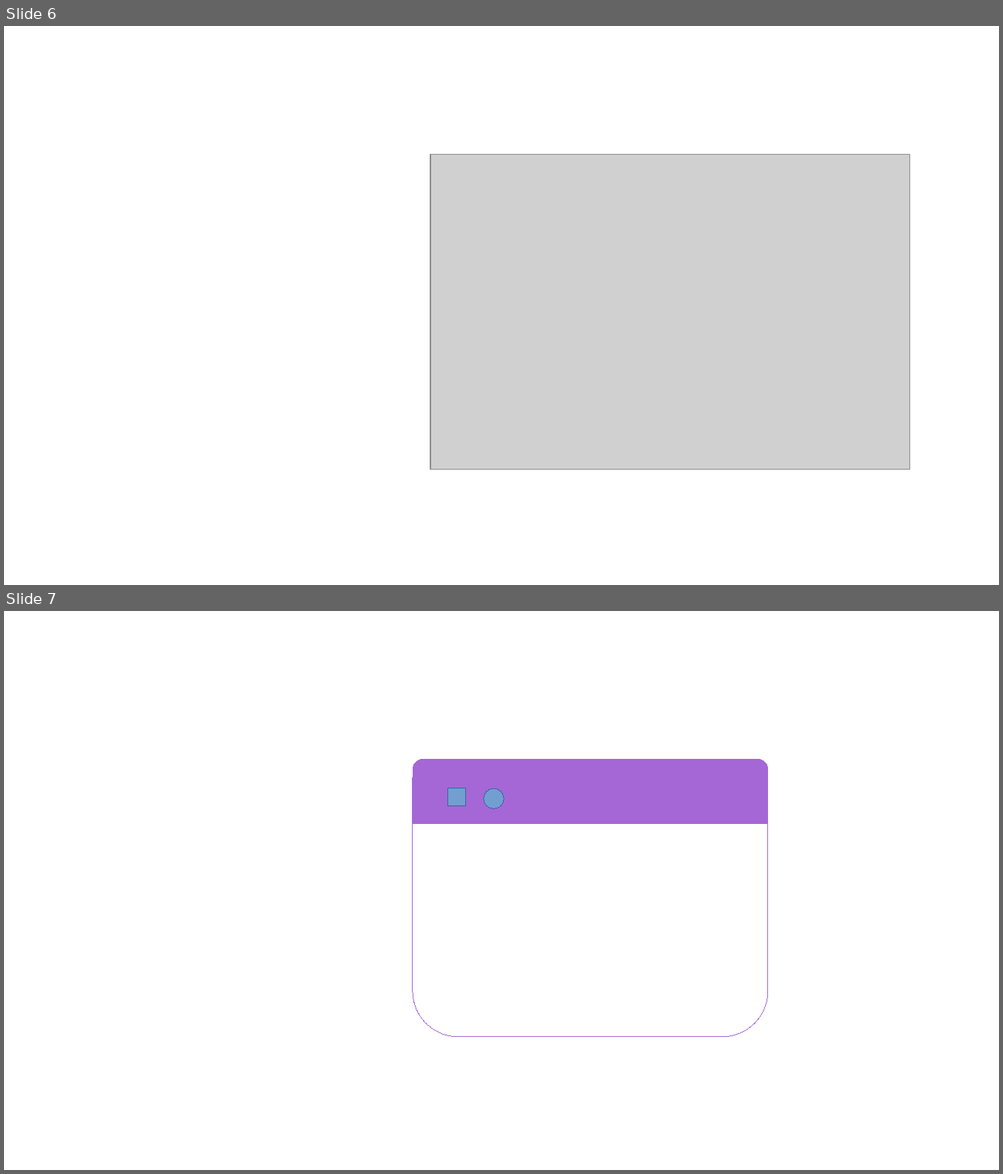
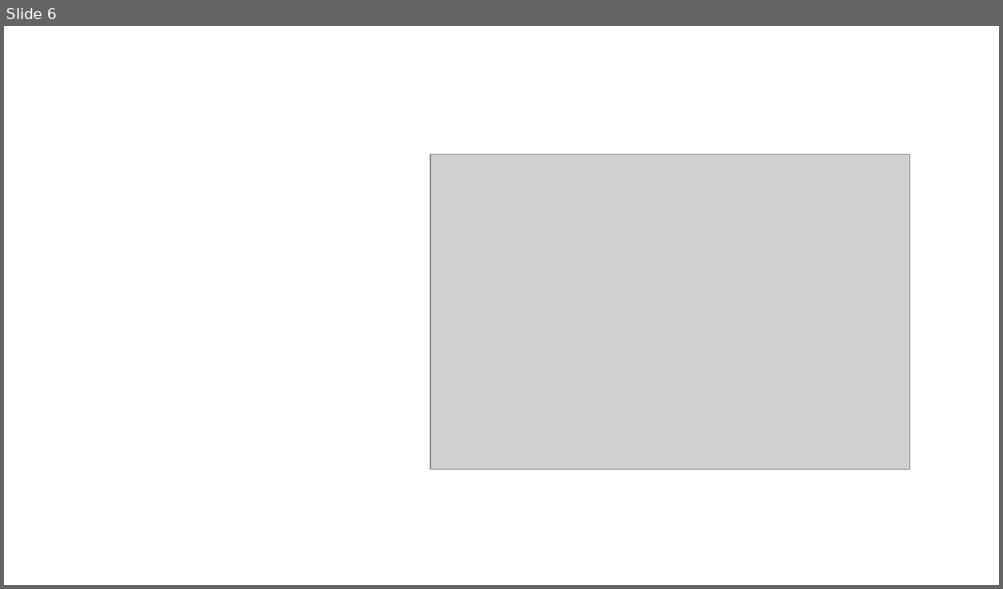
Before and after one commit to ProjetoEvila/EVLproduzido, a slide deck: projeto/documentos/apresentacao.odp. Shown one above the other, each under a label of ours: slides 6 and 7 before the commit, slide 6 after it. The pictures are 1003x1174 and 1003x589 pixels, drawn with LibreOffice and Linux fonts; fonts in the diff are those of the drawing; grey boxes stand for pictures; background and template pictures are left out. Boxes give left, top, right and bottom in pixels: in the first picture for what was removed or moved away, otherwise in the second. Text is boxed around its words. In the diff, an @@ line names an element or a change of style, - is before the commit and + after.

```diff
--- a/projeto/documentos/apresentacao.odp
+++ b/projeto/documentos/apresentacao.odp
@@ slide 7 removed at <box>4,611,999,1170</box>, background picture (left out) @@
@@ rounded rectangle removed at <box>412,759,768,1037</box> @@
@@ rounded rectangle removed at <box>412,759,768,820</box> @@
@@ rectangle removed at <box>412,809,768,824</box> @@
@@ rectangle removed at <box>448,789,466,807</box> @@
@@ ellipse removed at <box>484,789,503,809</box> @@
```
Also in this commit, not shown: 2 slides added, 1 other slide removed, 1 other file.
